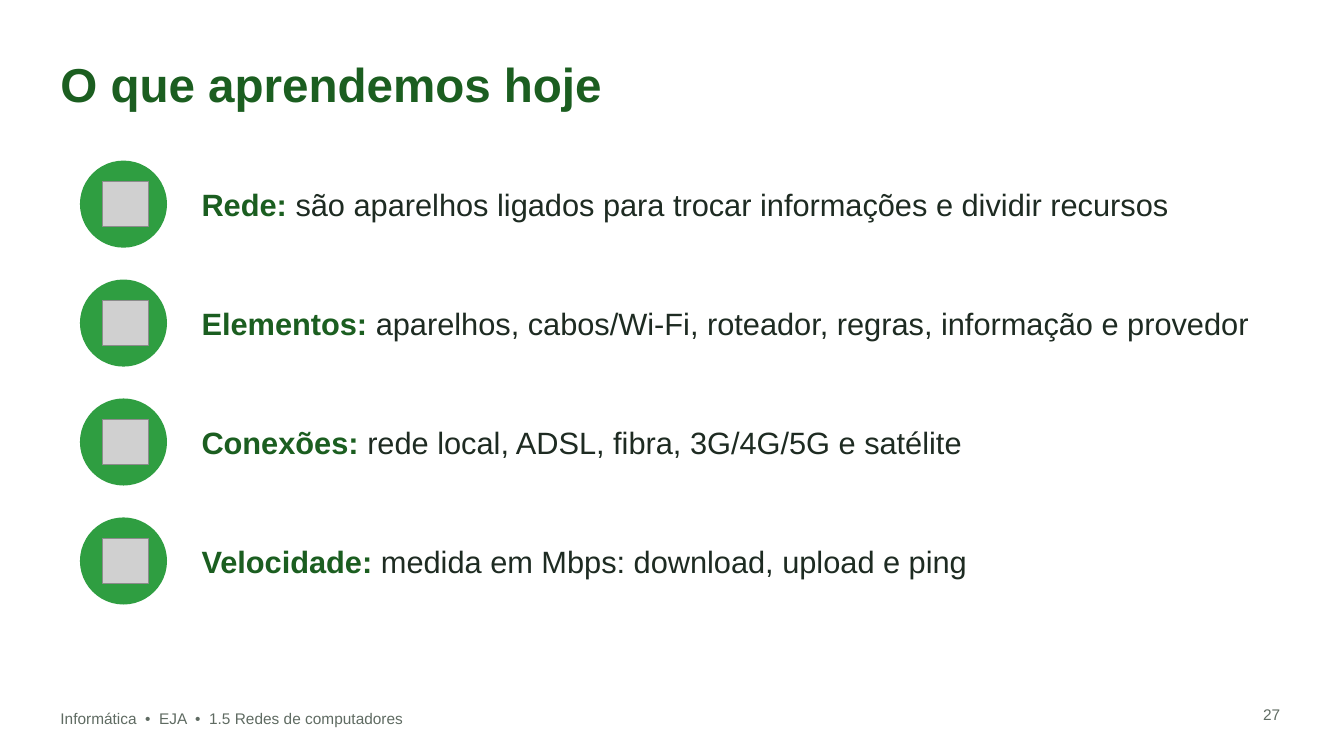
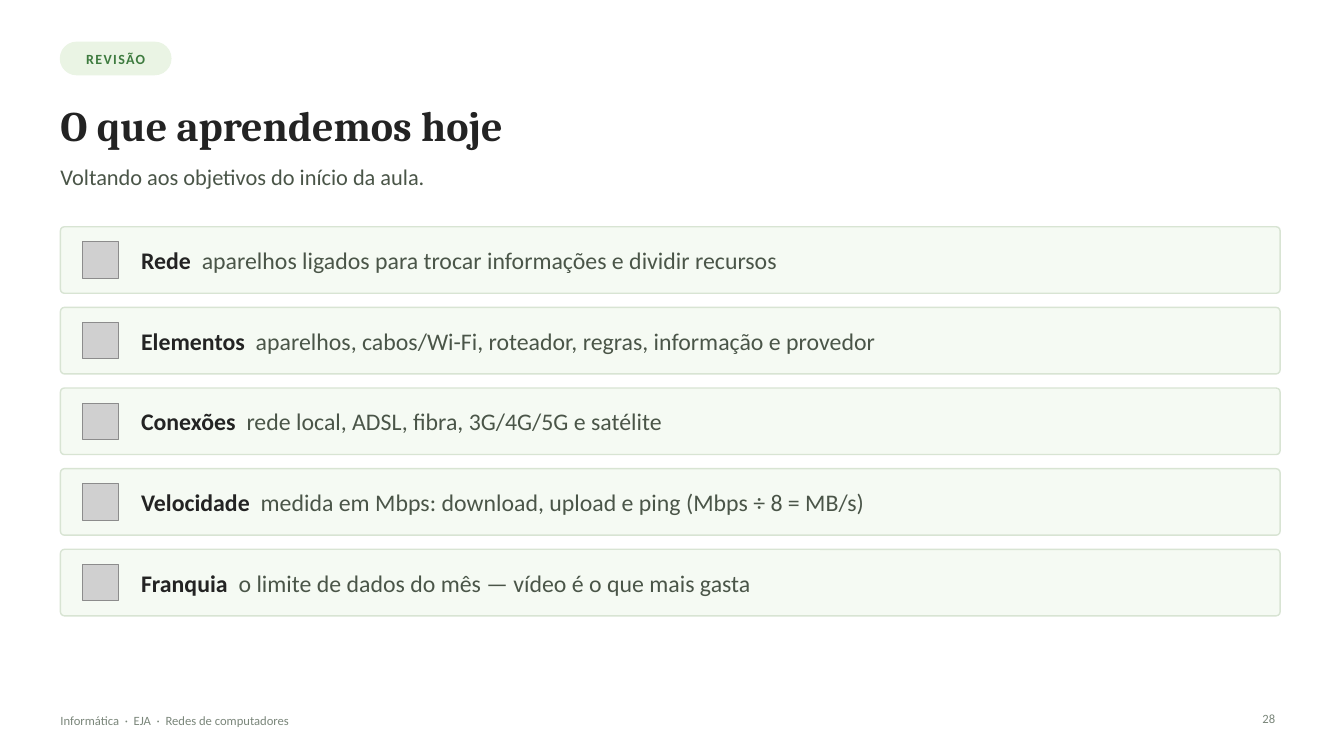
Before and after one commit to douglascsc/sobre, a slide deck: slide 28 of aulas/eja-redes/Redes_de_Computadores_EJA.pptx (slide 27 before the commit). Drawn at 1344x756 pixels with LibreOffice and Linux fonts; fonts in the diff are those of the drawing; grey boxes stand for pictures; background and template pictures are left out. Boxes give left, top, right and bottom in pixels: in the first picture for what was removed or moved away, otherwise in the second. Text is boxed around its words. In the diff, an @@ line names an element or a change of style, - is before the commit and + after.

```diff
--- a/aulas/eja-redes/Redes_de_Computadores_EJA.pptx
+++ b/aulas/eja-redes/Redes_de_Computadores_EJA.pptx
@@ rounded rectangle added at (x1=60, y1=42, x2=170, y2=75), fill #EAF4E4, outline #EAF4E4 1 pt @@
@@ text added at (x1=86, y1=52, x2=145, y2=64), 10 pt, text #3E7B3F, bold @@
+REVISÃO
@@ title "O que aprendemos hoje" moved from (x1=60, y1=67, x2=602, y2=111) to (x1=60, y1=111, x2=502, y2=150) @@
@@ title "O que aprendemos hoje" at (x1=60, y1=111, x2=502, y2=150): size 34 to 30 pt, font Arial to Cambria, text colour #1B5E20 to #232323 @@
@@ text added at (x1=60, y1=169, x2=424, y2=189), 16 pt, text #4A5548 @@
+Voltando aos objetivos do início da aula.
@@ ellipse removed at (x1=81, y1=161, x2=166, y2=247) @@
@@ picture removed at (x1=103, y1=181, x2=148, y2=227) @@
@@ rounded rectangle added at (x1=60, y1=227, x2=1280, y2=293), fill #F5FAF3, outline #D8E4D3 1 pt @@
@@ picture added at (x1=83, y1=242, x2=119, y2=278) @@
@@ text at (x1=141, y1=252, x2=777, y2=273): text changed; size 22 to 17 pt; font Arial to Calibri; text colour #1E2B22 to #4A5548 @@
-Rede: são aparelhos ligados para trocar informações e dividir recursos
+Rede aparelhos ligados para trocar informações e dividir recursos
@@ ellipse removed at (x1=81, y1=280, x2=166, y2=366) @@
@@ rounded rectangle added at (x1=60, y1=308, x2=1280, y2=374), fill #F5FAF3, outline #D8E4D3 1 pt @@
@@ picture added at (x1=83, y1=323, x2=119, y2=359) @@
@@ picture removed at (x1=103, y1=300, x2=148, y2=346) @@
@@ text at (x1=141, y1=333, x2=875, y2=354): text changed; size 22 to 17 pt; font Arial to Calibri; text colour #1E2B22 to #4A5548 @@
-Elementos: aparelhos, cabos/Wi-Fi, roteador, regras, informação e provedor
+Elementos aparelhos, cabos/Wi-Fi, roteador, regras, informação e provedor
@@ rounded rectangle added at (x1=60, y1=388, x2=1280, y2=455), fill #F5FAF3, outline #D8E4D3 1 pt @@
@@ ellipse removed at (x1=81, y1=399, x2=166, y2=485) @@
@@ picture added at (x1=83, y1=403, x2=119, y2=440) @@
@@ picture removed at (x1=103, y1=419, x2=148, y2=465) @@
@@ text at (x1=141, y1=413, x2=662, y2=433): text changed; size 22 to 17 pt; font Arial to Calibri; text colour #1E2B22 to #4A5548 @@
-Conexões: rede local, ADSL, fibra, 3G/4G/5G e satélite
+Conexões rede local, ADSL, fibra, 3G/4G/5G e satélite
@@ rounded rectangle added at (x1=60, y1=469, x2=1280, y2=535), fill #F5FAF3, outline #D8E4D3 1 pt @@
@@ picture added at (x1=83, y1=484, x2=119, y2=520) @@
@@ text at (x1=141, y1=494, x2=864, y2=515): text changed; size 22 to 17 pt; font Arial to Calibri; text colour #1E2B22 to #4A5548 @@
-Velocidade: medida em Mbps: download, upload e ping
+Velocidade medida em Mbps: download, upload e ping (Mbps ÷ 8 = MB/s)
@@ ellipse removed at (x1=81, y1=518, x2=166, y2=604) @@
@@ picture removed at (x1=103, y1=538, x2=148, y2=584) @@
@@ rounded rectangle added at (x1=60, y1=549, x2=1280, y2=616), fill #F5FAF3, outline #D8E4D3 1 pt @@
@@ picture added at (x1=83, y1=565, x2=119, y2=601) @@
@@ text added at (x1=141, y1=575, x2=750, y2=596), 17 pt, text #4A5548 @@
+Franquia o limite de dados do mês — vídeo é o que mais gasta
@@ text at (x1=60, y1=716, x2=289, y2=727): text changed; size 11 to 9 pt; font Arial to Calibri; text colour #5F6B62 to #7A867A @@
-Informática • EJA • 1.5 Redes de computadores
+Informática · EJA · Redes de computadores
@@ page number added at (x1=1262, y1=714, x2=1275, y2=723), 9 pt, text #7A867A @@
+28
@@ page number removed at (x1=1263, y1=709, x2=1280, y2=720) @@
-27
```
Also in this commit, not shown: 26 other slides changed, 2 slides added, 1 slide removed, 1 other file.
